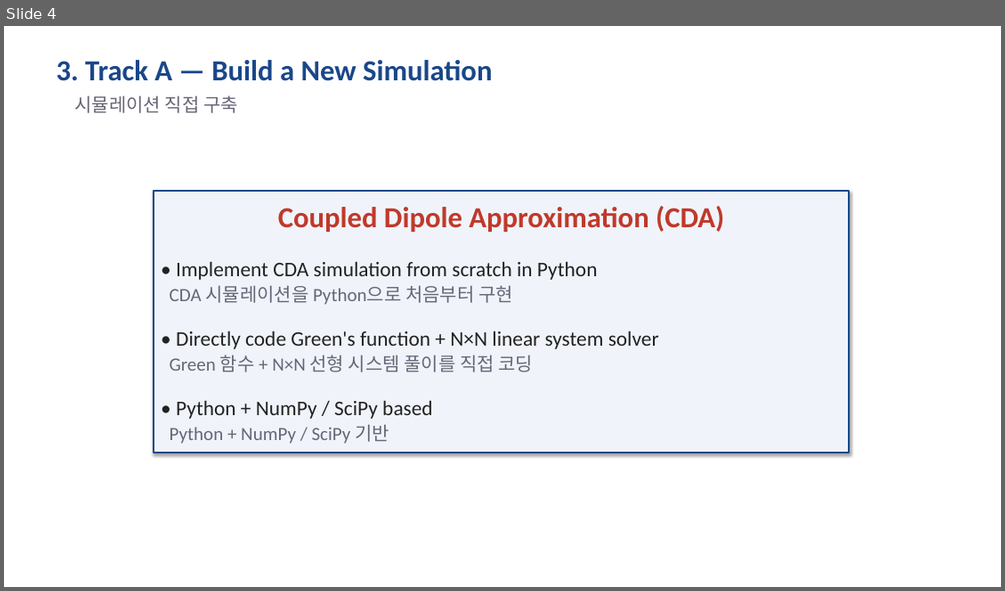
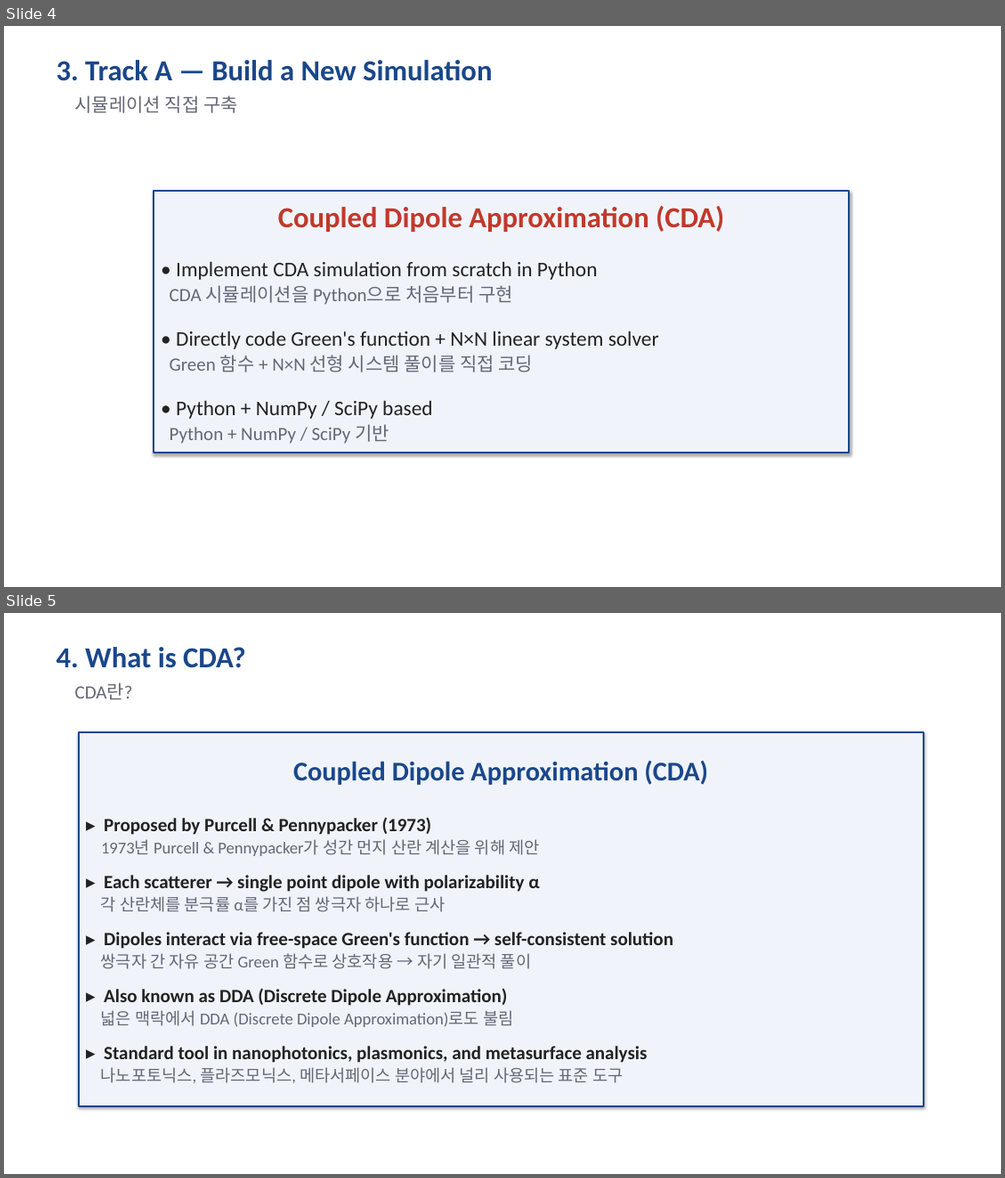
Before and after one commit to songyb111-gachon/week1, a slide deck: week1_proposal_v2.pptx. Shown one above the other, each under a label of ours: slide 4 before the commit, slides 4 and 5 after it. The pictures are 1005x591 and 1005x1178 pixels, drawn with LibreOffice and Linux fonts; fonts in the diff are those of the drawing. Boxes give left, top, right and bottom in pixels: in the first picture for what was removed or moved away, otherwise in the second. Text is boxed around its words. In the diff, an @@ line names an element or a change of style, - is before the commit and + after.

```diff
--- a/week1_proposal_v2.pptx
+++ b/week1_proposal_v2.pptx
@@ slide 5 added at bbox=[4, 613, 1001, 1174], background #FFFFFF @@
@@ text added at bbox=[57, 647, 246, 668], 28 pt, text #1A478A, bold @@
+4. What is CDA?
@@ text added at bbox=[75, 683, 133, 699], 18 pt, text #666677 @@
+CDA란?
@@ rectangle added at bbox=[79, 732, 923, 1107], fill #F0F4FA, outline #1A478A 1.5 pt, 18 pt, text #222222, bold @@
+Coupled Dipole Approximation (CDA)
+▸ Proposed by Purcell & Pennypacker (1973)
+1973년 Purcell & Pennypacker가 성간 먼지 산란 계산을 위해 제안
+▸ Each scatterer → single point dipole with polarizability α
+각 산란체를 분극률 α를 가진 점 쌍극자 하나로 근사
+▸ Dipoles interact via free-space Green's function → self-consistent solution
+쌍극자 간 자유 공간 Green 함수로 상호작용 → 자기 일관적 풀이
+▸ Also known as DDA (Discrete Dipole Approximation)
+넓은 맥락에서 DDA (Discrete Dipole Approximation)로도 불림
+▸ Standard tool in nanophotonics, plasmonics, and metasurface analysis
+나노포토닉스, 플라즈모닉스, 메타서페이스 분야에서 널리 사용되는 표준 도구
```
Also in this commit, not shown: 6 slides changed, 3 other files.
